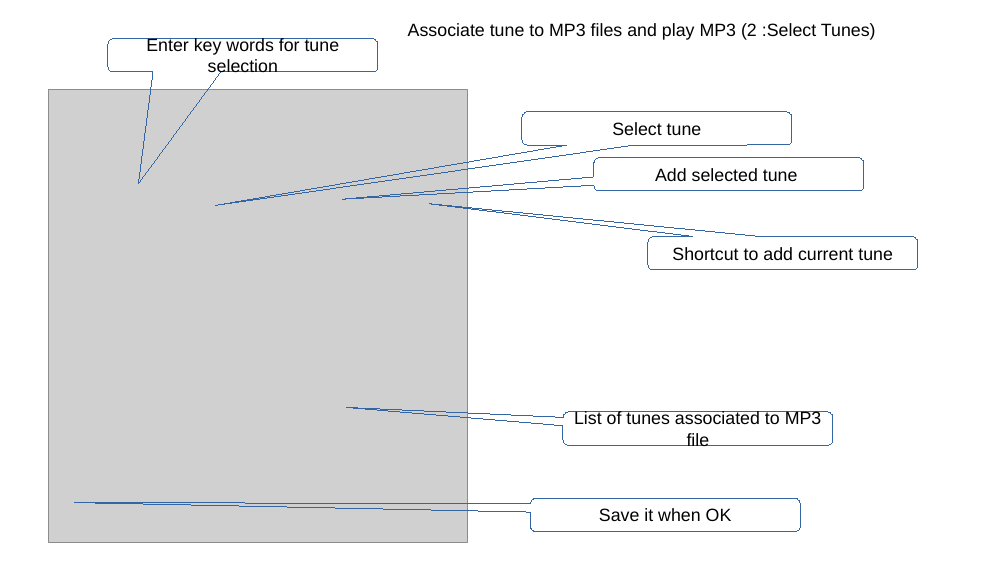
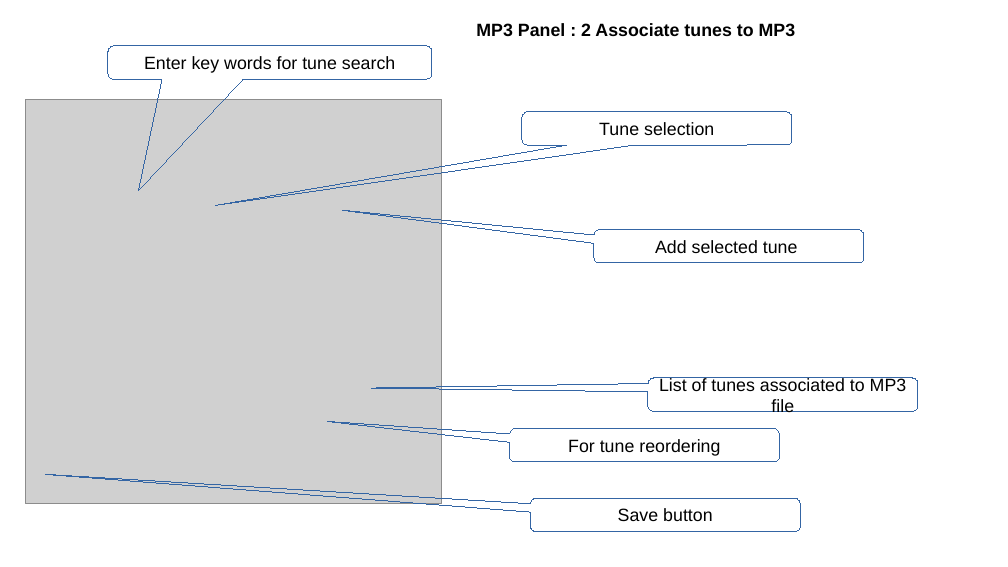
Before and after one commit to py60800/tunedb, a slide deck: slide 9 of doc/Manual.odp. Drawn at 1008x567 pixels with LibreOffice and Linux fonts; fonts in the diff are those of the drawing; grey boxes stand for pictures. Boxes give left, top, right and bottom in pixels: in the first picture for what was removed or moved away, otherwise in the second. Text is boxed around its words. In the diff, an @@ line names an element or a change of style, - is before the commit and + after.

```diff
--- a/doc/Manual.odp
+++ b/doc/Manual.odp
@@ text at (476,23,796,36): text changed; bold on @@
-Associate tune to MP3 files and play MP3 (2 :Select Tunes)
+MP3 Panel : 2 Associate tunes to MP3
@@ rounded speech box "Enter key words for tune ...": place and size @@
-rounded speech box "Enter key words for tune ..." at (108,38,378,72)
+rounded speech box "Enter key words for tune ..." at (108,46,432,80)
@@ text in rounded speech box at (144,56,395,73): text changed @@
-Enter key words for tune selection
+Enter key words for tune search
@@ picture: place and size @@
-picture at (48,90,468,542)
+picture at (26,100,442,505)
@@ text in rounded speech box at (599,122,714,135): text changed @@
-Select tune
+Tune selection
@@ rounded speech box "Add selected tune": place and size @@
-rounded speech box "Add selected tune" at (595,157,864,191)
+rounded speech box "Add selected tune" at (595,230,864,263)
@@ rounded speech box removed at (649,237,918,271) @@
-Shortcut to add current tune
@@ rounded speech box "List of tunes associated to ...": place and size @@
-rounded speech box "List of tunes associated to ..." at (563,412,833,445)
+rounded speech box "List of tunes associated to ..." at (649,378,918,412)
@@ rounded speech box added at (509,429,779,463), outline #3465A4 0 pt, 14 pt, text #000000 @@
+For tune reordering
@@ proportions changed in 4 elements at (595,230,864,263), (649,378,918,412), (108,46,432,80), (531,499,800,532) @@
@@ text in rounded speech box at (618,508,712,521): text changed @@
-Save it when OK
+Save button
```
Also in this commit, not shown: 10 other slides changed, 1 slide added, 2 slides removed, 3 other files.
